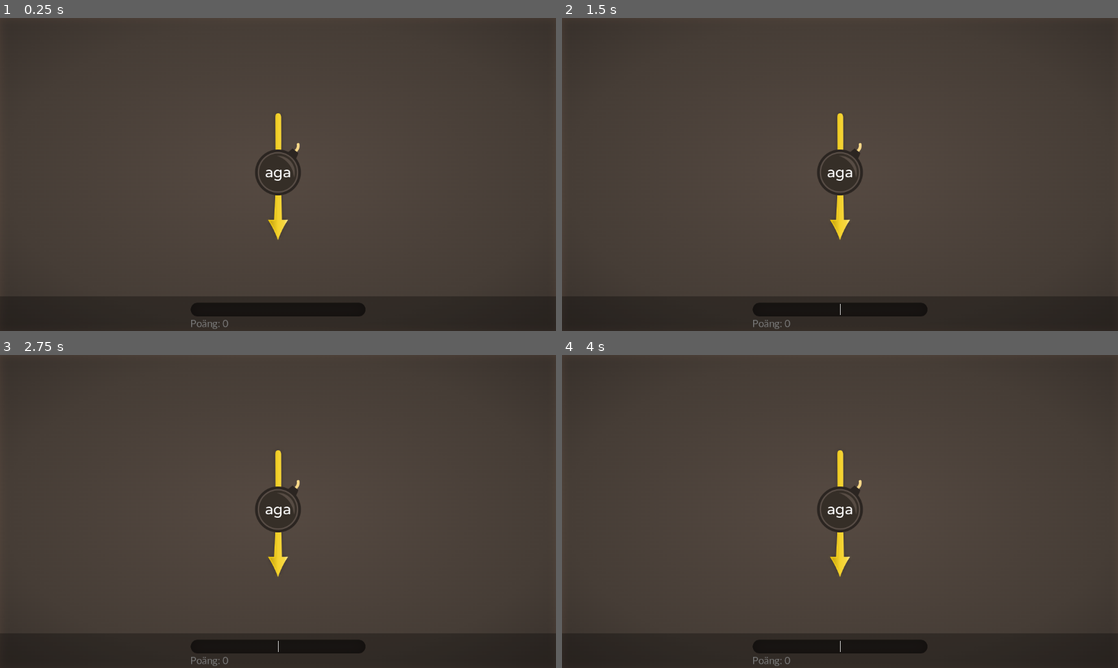
Above: before the commit, frames 1-4 (two rows, left to right).
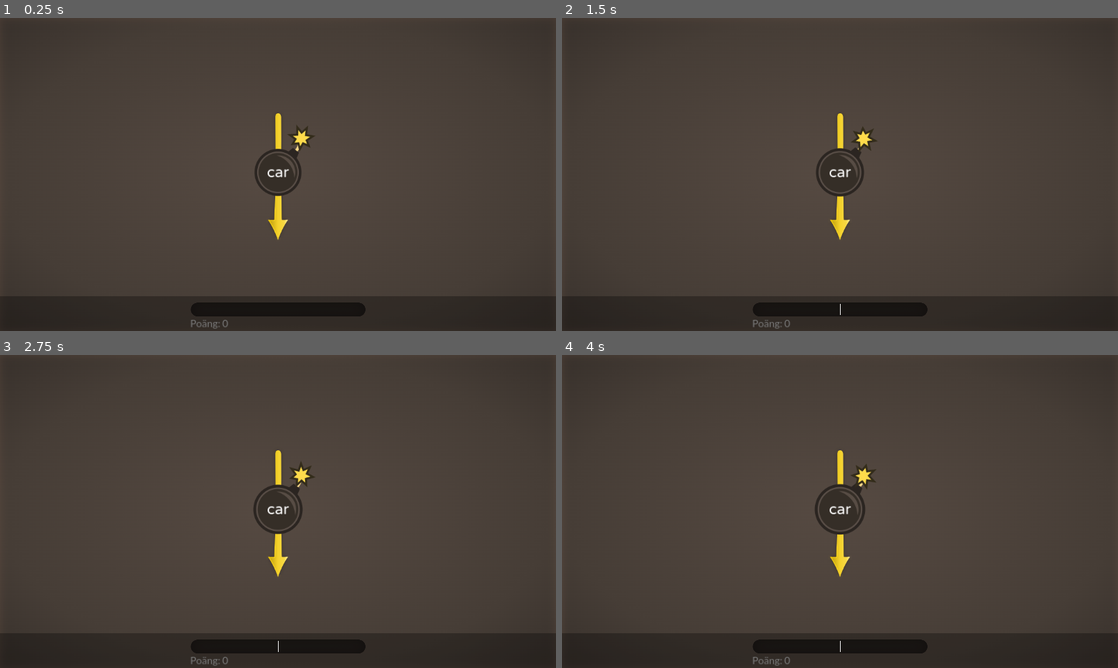
Above: after the commit, the same moments.

Repository: Rapidjonte/ordbomb
Game: Godot game, scene res://scenes/node_2d.tscn
The game is run twice, just before and just after one commit, with the same random seed, the same clock (stepped at 60 frames per second) and the same inputs.
Inputs (mouse positions are in pixels of both pictures, inside the frame that each line leads up to):
- Up to frame 1 (0.25 s): no input
- Up to frame 2 (1.5 s): click (840, 309) at 0.52 s; type "12" at 0.6 s; tap Enter at 1.25 s
- Up to frame 3 (2.75 s): no input
- Up to frame 4 (4 s): no input

The runs differ from the first frame. In frame 1, 0.4% of the frame differs, in the area x 34-57%, y 30-100%; in frame 2, 0.5%; in frame 3, 0.6%; in frame 4, 0.7%.

Commit message:
bomb animations

Diff:
--- a/project.godot
+++ b/project.godot
@@ -21,7 +21,7 @@
 
 [display]
 
-window/stretch/mode="viewport"
+window/stretch/mode="canvas_items"
 
 [rendering]
 
--- a/scenes/node_2d.tscn
+++ b/scenes/node_2d.tscn
@@ -8,6 +8,7 @@
 [ext_resource type="Texture2D" uid="uid://bj143g6v2fgm3" path="res://images/bomb.png" id="3_xv3jk"]
 [ext_resource type="AudioStream" uid="uid://b15kndhak0ns" path="res://sfx/selfTurn.wav" id="6_dbc40"]
 [ext_resource type="FontFile" uid="uid://c0ivdjb6vr6ag" path="res://fonts/round_font.woff2" id="7_rmfhc"]
+[ext_resource type="AudioStream" uid="uid://cu4wuw4xnfqd7" path="res://sfx/explosion.wav" id="8_gwrj7"]
 [ext_resource type="AudioStream" uid="uid://cye5kv4r66p75" path="res://sfx/failWord_alreadyUsed.wav" id="8_jliks"]
 [ext_resource type="AudioStream" uid="uid://dqruk4nvlguje" path="res://sfx/ignite.wav" id="10_j00fr"]
 [ext_resource type="AudioStream" uid="uid://dtwl52v6ujftd" path="res://sfx/fail.wav" id="11_0syhh"]
@@ -17,10 +18,7 @@
 [ext_resource type="Script" path="res://scripts/char_requester.gd" id="14_ovr1s"]
 [ext_resource type="Script" path="res://scripts/settings.gd" id="14_pnikj"]
 [ext_resource type="Script" path="res://scripts/word_checker.gd" id="15_o372y"]
-
-[sub_resource type="LabelSettings" id="LabelSettings_47wc6"]
-font = ExtResource("7_rmfhc")
-font_size = 31
+[ext_resource type="Texture2D" uid="uid://4v0n85eyv1of" path="res://images/spark.svg" id="19_m7obn"]
 
 [sub_resource type="StyleBoxEmpty" id="StyleBoxEmpty_pljb2"]
 
@@ -29,42 +27,18 @@
 font_size = 21
 font_color = Color(0.473976, 0.473976, 0.473976, 1)
 
+[sub_resource type="LabelSettings" id="LabelSettings_47wc6"]
+font = ExtResource("7_rmfhc")
+font_size = 31
+
 [node name="Node2D" type="Node2D"]
 script = ExtResource("1_f3slk")
 
 [node name="Bg" type="Sprite2D" parent="."]
 z_index = -2
-position = Vector2(576.023, 324)
+position = Vector2(576, 324)
 scale = Vector2(0.450158, 0.450313)
 texture = ExtResource("2_1g5au")
-
-[node name="Bomb" type="Sprite2D" parent="."]
-position = Vector2(576, 320)
-texture = ExtResource("3_xv3jk")
-script = ExtResource("3_deole")
-
-[node name="Arrow" type="Sprite2D" parent="Bomb"]
-z_index = -1
-rotation = 1.5708
-texture = ExtResource("3_kpfkf")
-
-[node name="ignite" type="AudioStreamPlayer" parent="Bomb"]
-stream = ExtResource("10_j00fr")
-
-[node name="tick" type="AudioStreamPlayer" parent="Bomb"]
-stream = ExtResource("13_bewgs")
-volume_db = -8.432
-
-[node name="Label" type="Label" parent="Bomb"]
-offset_left = -64.0
-offset_top = -36.0
-offset_right = 64.0
-offset_bottom = 36.0
-text = "..."
-label_settings = SubResource("LabelSettings_47wc6")
-horizontal_alignment = 1
-vertical_alignment = 1
-autowrap_mode = 2
 
 [node name="LineEdit" type="LineEdit" parent="."]
 anchors_preset = 8
@@ -134,6 +108,45 @@
 [node name="failWord_alreadyUsed" type="AudioStreamPlayer" parent="WordChecker"]
 stream = ExtResource("8_jliks")
 
+[node name="Bomb" type="Node" parent="."]
+script = ExtResource("3_deole")
+
+[node name="Arrow" type="Sprite2D" parent="Bomb"]
+position = Vector2(576, 320)
+rotation = 1.5708
+texture = ExtResource("3_kpfkf")
+
+[node name="Sprite" type="Sprite2D" parent="Bomb"]
+position = Vector2(576, 320)
+texture = ExtResource("3_xv3jk")
+
+[node name="Spark" type="Sprite2D" parent="Bomb"]
+position = Vector2(624.25, 249.75)
+scale = Vector2(1.05469, 1.05469)
+texture = ExtResource("19_m7obn")
+
+[node name="Label" type="Label" parent="Bomb"]
+offset_left = 512.0
+offset_top = 284.0
+offset_right = 640.0
+offset_bottom = 356.0
+text = "..."
+label_settings = SubResource("LabelSettings_47wc6")
+horizontal_alignment = 1
+vertical_alignment = 1
+autowrap_mode = 2
+
+[node name="ignite" type="AudioStreamPlayer" parent="Bomb"]
+stream = ExtResource("10_j00fr")
+
+[node name="tick" type="AudioStreamPlayer" parent="Bomb"]
+stream = ExtResource("13_bewgs")
+volume_db = -8.432
+
+[node name="explosion" type="AudioStreamPlayer" parent="Bomb"]
+stream = ExtResource("8_gwrj7")
+volume_db = -8.432
+
 [connection signal="text_submitted" from="LineEdit" to="." method="_on_line_edit_text_submitted"]
 [connection signal="request_completed" from="CharRequester/new_char" to="CharRequester" method="_on_new_char_request_completed"]
 [connection signal="request_completed" from="WordChecker/saol" to="WordChecker" method="_on_http_request_request_completed"]
--- a/scripts/bomb.gd
+++ b/scripts/bomb.gd
@@ -1,5 +1,37 @@
-extends Sprite2D
+extends Node
 
-func _ready():
+var bombTimer = 100
+var bombTime = randi_range(10,30)
+
+@onready var conf = $"../Settings".room
+
+var frameDelay = 0.04
+
+func _process(delta):
+	var t = fmod(Time.get_ticks_msec() * 0.007, 1.0)
+	$Sprite.scale = Vector2.ONE * lerp(1.1, 1.0, t)
+	if $Label.text != "..." and $"../WordChecker".pending == 0:
+		bombTimer -= delta
+	if bombTimer <= 0:
+		bombed()
+
+	frameDelay -= delta
+	if frameDelay < 0:
+		$Spark.rotation += 15
+		frameDelay = 0.02
+
+func light_fuse():
+	print("im bombing")
 	$ignite.play()
-	print("im bombing")
+	$tick.play()
+	$"../CharRequester".newRequest()
+	bombTime = randi_range(10,30)
+	bombTimer = bombTime
+
+func fuel():
+	if bombTimer < 5:
+		bombTime = bombTimer
+
+func bombed():
+	$explosion.play()
+	light_fuse()
--- a/scripts/node_script.gd
+++ b/scripts/node_script.gd
@@ -10,12 +10,12 @@
 			$LineEdit/type.pitch_scale = float(len($LineEdit.text))/24+1
 			$LineEdit/type.play()
 
-func _ready():
-	$CharRequester.newRequest()
-
 func _on_line_edit_text_submitted(new_text):
 	print("enter pressed")
 	$WordChecker.newCheck(new_text)
+
+func  _ready():
+	$Bomb.light_fuse()
 
 ## AUTOPLAYER ##
 #	var delay = 0
@@ -42,4 +42,4 @@
 #				accepted = false
 #				$WordChecker.used.clear()
 #		if delay <= 0:
-#			delay = 0 # TYPING DELAY
+#			delay = 0.1 # TYPING DELAY
--- a/scripts/settings.gd
+++ b/scripts/settings.gd
@@ -1,7 +1,7 @@
 extends Node
 
 var extension_chance = 0.3
-var force_extension_chars = false
+var force_extension_chars = true
 
 var extension_enabled = true
 var extension = get_extension("res://extension.txt")
@@ -28,3 +28,11 @@
 }
 
 var corsproxy = "https://corsproxy.io/?url="
+
+var room = {
+	"Minimum turn duration": 5,
+	"Maximum syllable lifespan": 2,
+	"Initial lives": 2,
+	"Maximum lives": 3,
+	"Maximum number of players": 16,
+}
--- a/scripts/word_checker.gd
+++ b/scripts/word_checker.gd
@@ -113,3 +113,4 @@
 	used.append(input)
 	$"../Bomb/Label".text = "..."
 	$"../CharRequester".newRequest()
+	$"../Bomb".fuel()
Not shown: 1 places in scenes/node_2d.tscn that only renumber resources
Not shown, changed: sfx/correct.wav.import
Not shown, changed: sfx/explosion.wav.import
Not shown, changed: sfx/fail.wav.import
Not shown, changed: sfx/failWord_alreadyUsed.wav.import
Not shown, changed: sfx/ignite.wav.import
Not shown, changed: sfx/selfTurn.wav.import
Not shown, changed: sfx/tick.wav.import
Not shown, changed: sfx/type.wav.import
